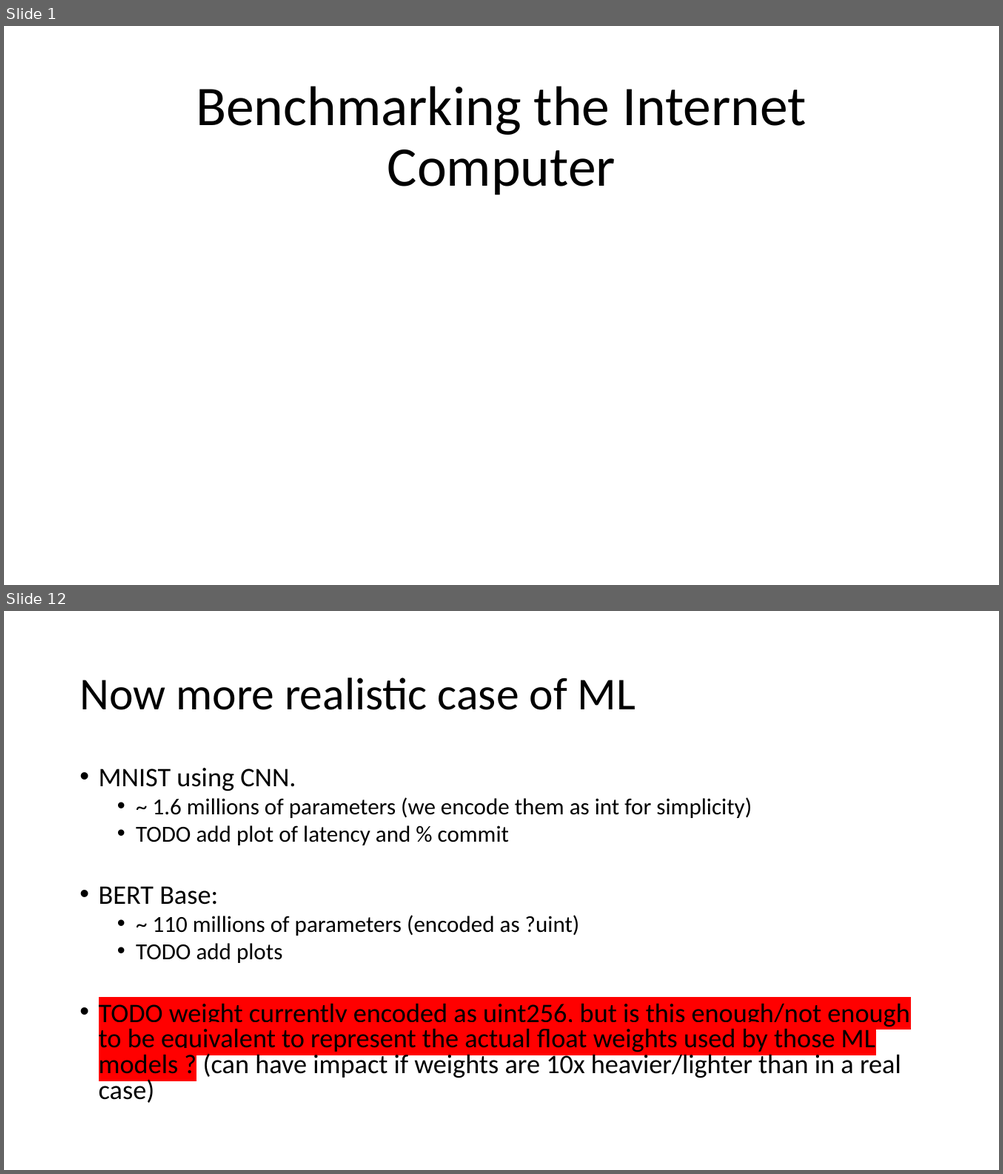
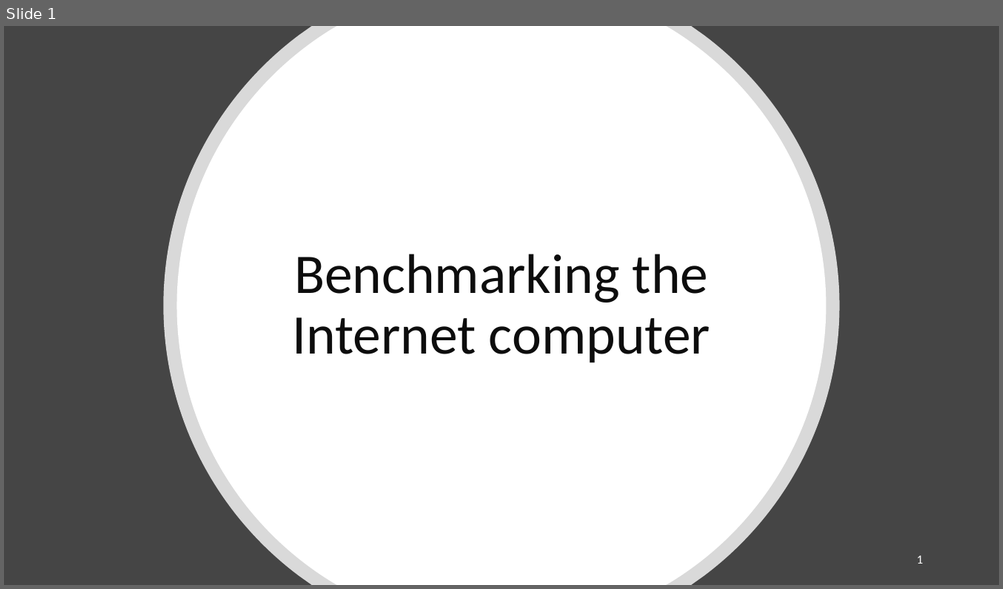
Before and after one commit to douglasbouchet/ML_on_blockchain, a slide deck: Presentation.pptx. Shown one above the other, each under a label of ours: slides 1 and 12 before the commit, slide 1 after it; the slides between them are not shown. The pictures are 1003x1174 and 1003x589 pixels, drawn with LibreOffice and Linux fonts; fonts in the diff are those of the drawing. Boxes give left, top, right and bottom in pixels: in the first picture for what was removed or moved away, otherwise in the second. Text is boxed around its words. In the diff, an @@ line names an element or a change of style, - is before the commit and + after.

```diff
--- a/Presentation.pptx
+++ b/Presentation.pptx
@@ slide 12 removed at (x1=4, y1=611, x2=999, y2=1170), background #FFFFFF @@
@@ title removed at (x1=79, y1=678, x2=636, y2=710) @@
-Now more realistic case of ML
@@ text removed at (x1=99, y1=768, x2=909, y2=1103) @@
-• MNIST using CNN.
-  • ~ 1.6 millions of parameters (we encode them as int for simplicity)
-  • TODO add plot of latency and % commit
-• BERT Base:
-  • ~ 110 millions of parameters (encoded as ?uint)
-  • TODO add plots
-• TODO weight currently encoded as uint256, but is this enough/not enough to be equivalent to represent the actual float weights used by those ML models ? (can have impact if weights are 10x heavier/lighter than in a real case)
@@ slide 1 changed as well @@
@@ background #FFFFFF to #454545 @@
@@ freeform shape added at (x1=164, y1=26, x2=839, y2=585), fill #FFFFFF at 80% opacity @@
@@ freeform shape added at (x1=177, y1=26, x2=826, y2=585), fill #FFFFFF @@
@@ title "Benchmarking the Internet computer" at (x1=292, y1=254, x2=710, y2=363): vertical alignment bottom to middle @@
@@ title at (x1=292, y1=254, x2=710, y2=363): text changed; text colour #000000 to #0D0D0D @@
-Benchmarking the Internet Computer
+Benchmarking the Internet computer
@@ page number added at (x1=916, y1=556, x2=922, y2=564), 12 pt, text #FFFFFF @@
+1
```
Also in this commit, not shown: 14 slides added, 13 other slides removed, 10 other files.
